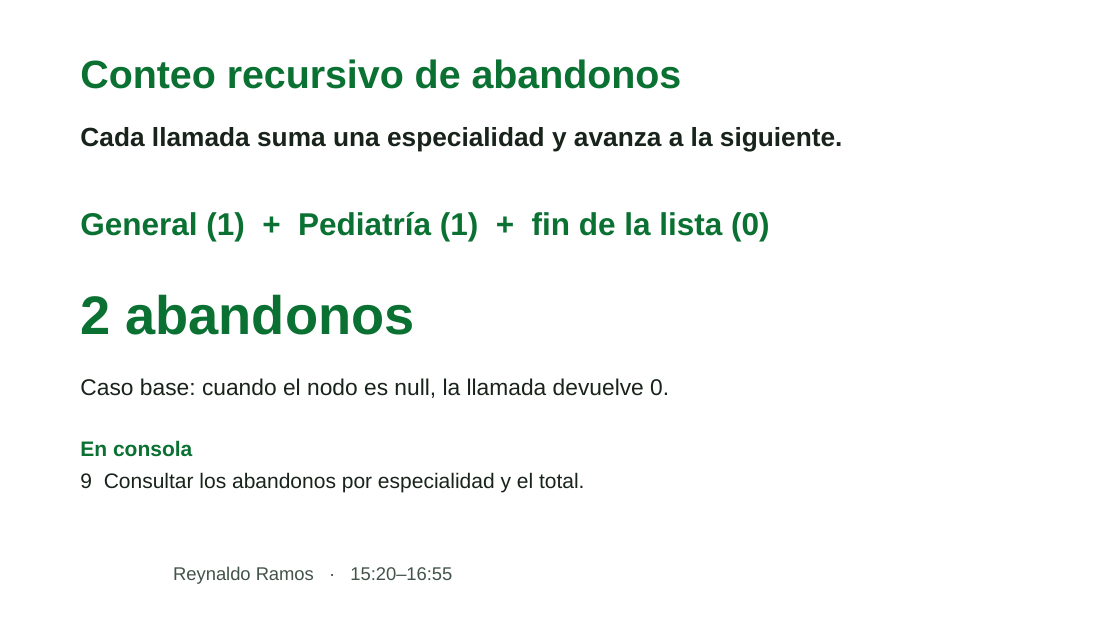
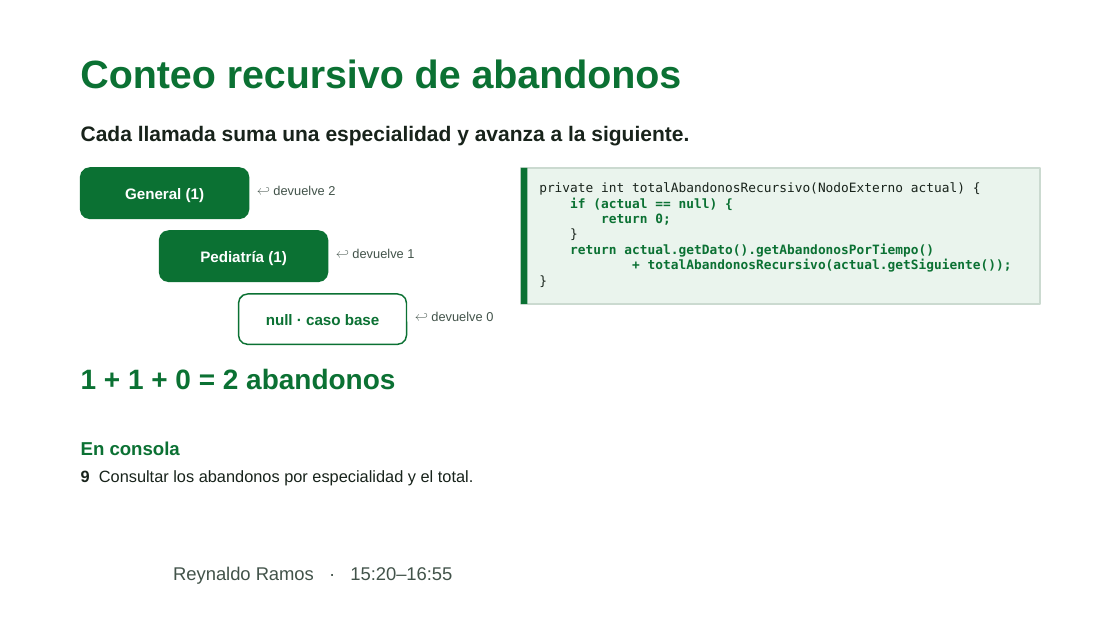
Before and after one commit to whoislaura/clinica-turnos-prioritarios, a slide deck: slide 7 of presentacion/Equipo-8-Clinica-de-turnos.pptx. Drawn at 1120x630 pixels with LibreOffice and Linux fonts; fonts in the diff are those of the drawing; background and template pictures are left out. Boxes give left, top, right and bottom in pixels: in the first picture for what was removed or moved away, otherwise in the second. Text is boxed around its words. In the diff, an @@ line names an element or a change of style, - is before the commit and + after.

Commit message:
Actualiza la presentación del equipo 8 y el archivo gitignore

```diff
--- a/presentacion/Equipo-8-Clinica-de-turnos.pptx
+++ b/presentacion/Equipo-8-Clinica-de-turnos.pptx
@@ text "Cada llamada suma una especialidad ..." at [81,125,689,146]: size 22.5 to 18 pt @@
@@ rounded rectangle added at [81,168,249,218], fill #0B7133, outline #0B7133 1.25 pt, 13 pt, text #FFFFFF, bold @@
+General (1)
@@ rectangle added at [521,168,1040,304], fill #EAF4ED, outline #CBDAD0 1.25 pt @@
@@ rectangle added at [521,168,528,304], fill #0B7133 @@
@@ text added at [273,185,335,195], 11 pt, text #42534A @@
+↩ devuelve 2
@@ text added at [539,182,1012,272], 11 pt, text #0B7133, bold @@
+private int totalAbandonosRecursivo(NodoExterno actual) {
+if (actual == null) {
+return 0;
+}
+return actual.getDato().getAbandonosPorTiempo()
++ totalAbandonosRecursivo(actual.getSiguiente());
+}
@@ text removed at [80,212,769,241] @@
-General (1) + Pediatría (1) + fin de la lista (0)
@@ rounded rectangle added at [160,231,328,281], fill #0B7133, outline #0B7133 1.25 pt, 13 pt, text #FFFFFF, bold @@
+Pediatría (1)
@@ text added at [352,248,414,258], 11 pt, text #42534A @@
+↩ devuelve 1
@@ text removed at [80,294,415,335] @@
-2 abandonos
@@ rounded rectangle added at [239,294,407,344], outline #0B7133 1.25 pt, 13 pt, text #0B7133, bold @@
+null · caso base
@@ text added at [431,311,493,321], 11 pt, text #42534A @@
+↩ devuelve 0
@@ text removed at [80,378,669,398] @@
-Caso base: cuando el nodo es null, la llamada devuelve 0.
@@ text added at [81,368,395,390], 24 pt, text #0B7133, bold @@
+1 + 1 + 0 = 2 abandonos
@@ text "En consola" at [81,441,180,456]: size 18 to 16 pt @@
@@ text "9 Consultar los abandonos por ..." at [81,470,473,486]: size 18 to 14 pt; bold on in "9" @@
```
Also in this commit, not shown: 7 other slides changed, 2 other files.
